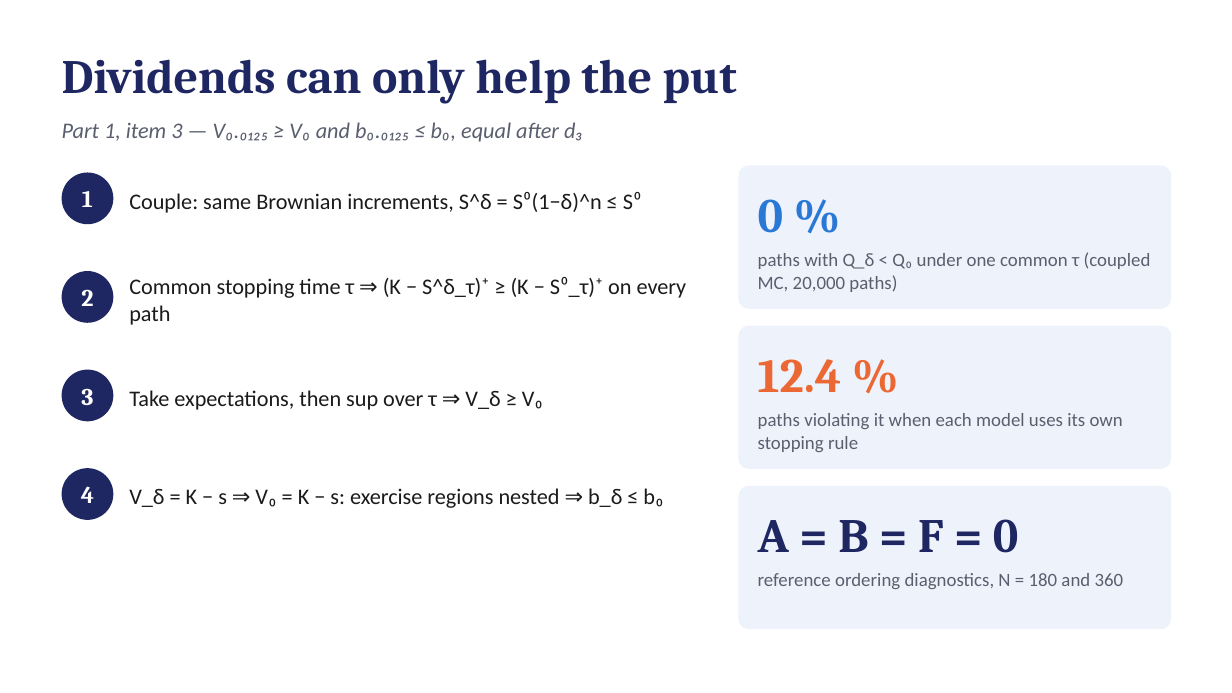
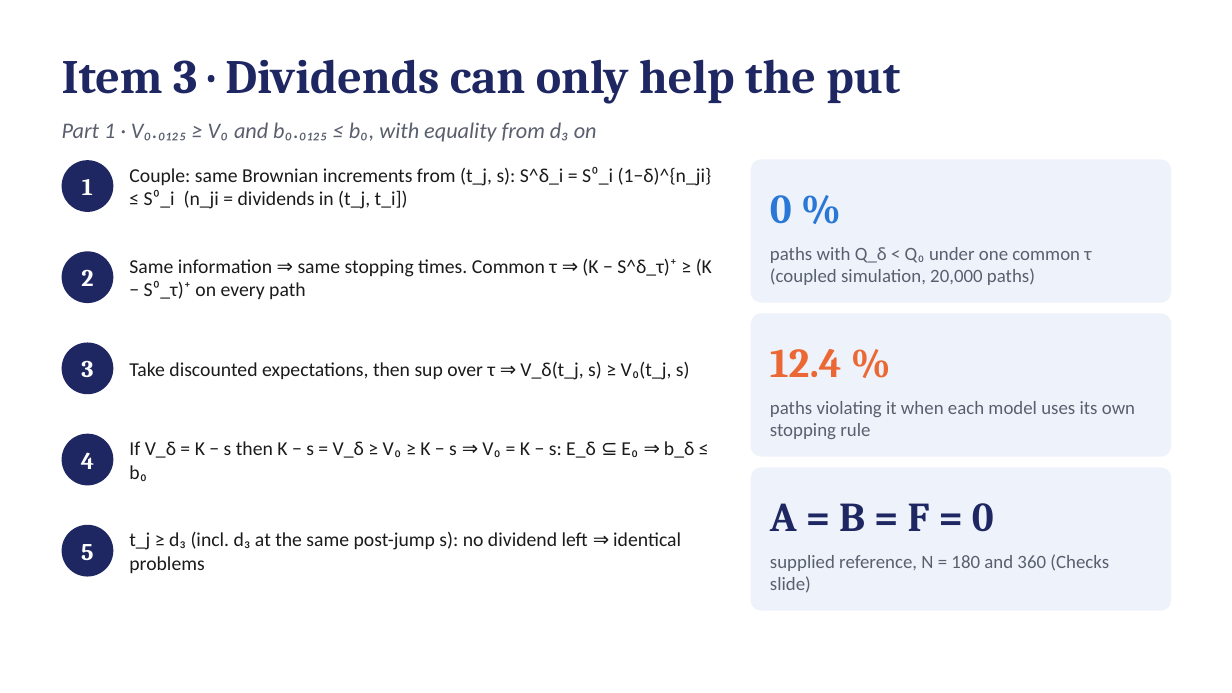
Before and after one commit to AditiJoshi12/MTH9821-NLA-HW1, a slide deck: slide 7 of slides.pptx (slide 5 before the commit). Drawn at 1232x693 pixels with LibreOffice and Linux fonts; fonts in the diff are those of the drawing. Boxes give left, top, right and bottom in pixels: in the first picture for what was removed or moved away, otherwise in the second. Text is boxed around its words. In the diff, an @@ line names an element or a change of style, - is before the commit and + after.

Commit message:
Final: Part 1 slides, contributions

```diff
--- a/slides.pptx
+++ b/slides.pptx
@@ text at <box>62,59,900,103</box>: text changed @@
-Dividends can only help the put
+Item 3 · Dividends can only help the put
@@ text at <box>62,122,597,142</box>: text changed @@
-Part 1, item 3 — V₀.₀₁₂₅ ≥ V₀ and b₀.₀₁₂₅ ≤ b₀, equal after d₃
+Part 1 · V₀.₀₁₂₅ ≥ V₀ and b₀.₀₁₂₅ ≤ b₀, with equality from d₃ on
@@ text "1": place and size @@
-text "1" at <box>82,191,93,207</box>
+text "1" at <box>82,179,93,195</box>
@@ ellipse: place and size @@
-ellipse at <box>62,172,113,224</box>
+ellipse at <box>62,160,113,212</box>
@@ text at <box>129,167,712,209</box>: text changed; size 13 to 11.5 pt @@
-Couple: same Brownian increments, S^δ = S⁰(1−δ)^n ≤ S⁰
+Couple: same Brownian increments from (t_j, s): S^δ_i = S⁰_i (1−δ)^{n_ji} ≤ S⁰_i (n_ji = dividends in (t_j, t_i])
@@ rounded rectangle: place and size @@
-rounded rectangle at <box>739,166,1170,308</box>
+rounded rectangle at <box>752,160,1170,302</box>
@@ text "0 %": place and size @@
-text "0 %" at <box>758,199,784,233</box>
+text "0 %" at <box>770,195,792,224</box>
@@ text "2": place and size @@
-text "2" at <box>81,289,93,306</box>
+text "2" at <box>81,269,93,286</box>
@@ ellipse: place and size @@
-ellipse at <box>62,271,113,323</box>
+ellipse at <box>62,251,113,303</box>
@@ text at <box>129,258,712,299</box>: text changed; size 13 to 11.5 pt @@
-Common stopping time τ ⇒ (K − S^δ_τ)⁺ ≥ (K − S⁰_τ)⁺ on every path
+Same information ⇒ same stopping times. Common τ ⇒ (K − S^δ_τ)⁺ ≥ (K − S⁰_τ)⁺ on every path
@@ text at <box>770,247,1091,285</box>: text changed @@
-paths with Q_δ < Q₀ under one common τ (coupled MC, 20,000 paths)
+paths with Q_δ < Q₀ under one common τ (coupled simulation, 20,000 paths)
@@ rounded rectangle: place and size @@
-rounded rectangle at <box>739,326,1170,468</box>
+rounded rectangle at <box>752,314,1170,456</box>
@@ text "12.4 %": place and size @@
-text "12.4 %" at <box>758,359,842,392</box>
+text "12.4 %" at <box>770,349,842,377</box>
@@ text "3": place and size @@
-text "3" at <box>81,388,93,405</box>
+text "3" at <box>81,360,93,377</box>
@@ ellipse: place and size @@
-ellipse at <box>62,370,113,421</box>
+ellipse at <box>62,342,113,394</box>
@@ text at <box>129,361,690,380</box>: text changed; size 13 to 11.5 pt @@
-Take expectations, then sup over τ ⇒ V_δ ≥ V₀
+Take discounted expectations, then sup over τ ⇒ V_δ(t_j, s) ≥ V₀(t_j, s)
@@ text "paths violating it when each ...": place and size @@
-text "paths violating it when each ..." at <box>758,413,1123,452</box>
+text "paths violating it when each ..." at <box>770,401,1135,439</box>
@@ text "4": place and size @@
-text "4" at <box>81,486,94,503</box>
+text "4" at <box>81,452,94,469</box>
@@ ellipse: place and size @@
-ellipse at <box>62,468,113,520</box>
+ellipse at <box>62,434,113,485</box>
@@ text at <box>129,441,694,481</box>: text changed; size 13 to 11.5 pt @@
-V_δ = K − s ⇒ V₀ = K − s: exercise regions nested ⇒ b_δ ≤ b₀
+If V_δ = K − s then K − s = V_δ ≥ V₀ ≥ K − s ⇒ V₀ = K − s: E_δ ⊆ E₀ ⇒ b_δ ≤ b₀
@@ rounded rectangle: place and size @@
-rounded rectangle at <box>739,487,1170,628</box>
+rounded rectangle at <box>752,468,1170,610</box>
@@ size 28 to 24 pt in 3 elements at <box>770,195,792,224</box>, <box>770,349,842,377</box>, <box>770,503,994,532</box> @@
@@ text "A = B = F ...": place and size @@
-text "A = B = F ..." at <box>758,519,1019,553</box>
+text "A = B = F ..." at <box>770,503,994,532</box>
@@ ellipse added at <box>62,525,113,577</box>, fill #1E2761 @@
@@ text added at <box>129,532,681,573</box>, 11.5 pt, text #1B1B1B @@
+t_j ≥ d₃ (incl. d₃ at the same post-jump s): no dividend left ⇒ identical problems
@@ text added at <box>81,544,93,560</box>, 14 pt, text #FFFFFF, bold @@
+5
@@ text at <box>770,554,1109,593</box>: text changed @@
-reference ordering diagnostics, N = 180 and 360
+supplied reference, N = 180 and 360 (Checks slide)
```
Also in this commit, not shown: 4 other slides changed, 5 slides added, 1 slide removed, 19 other files.
